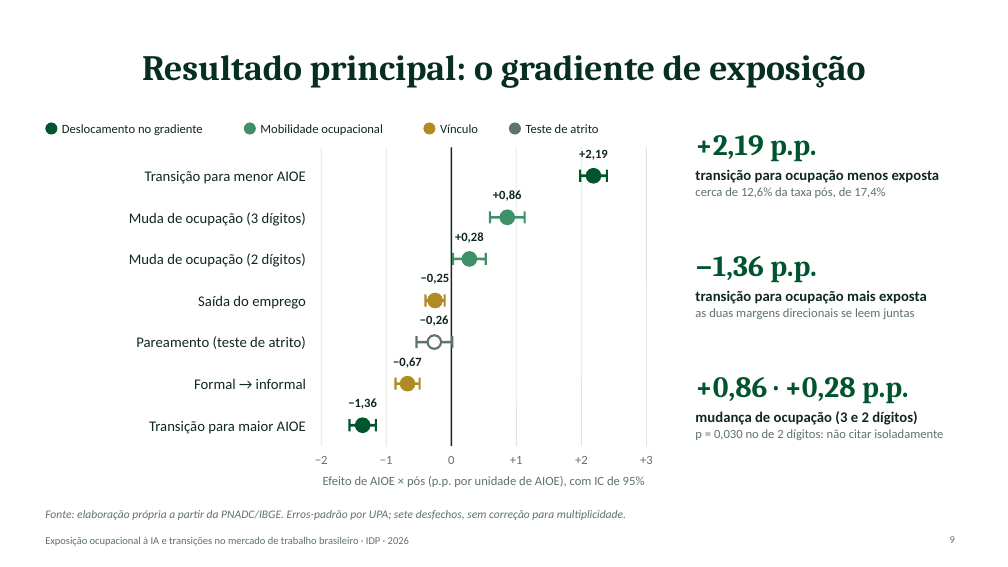
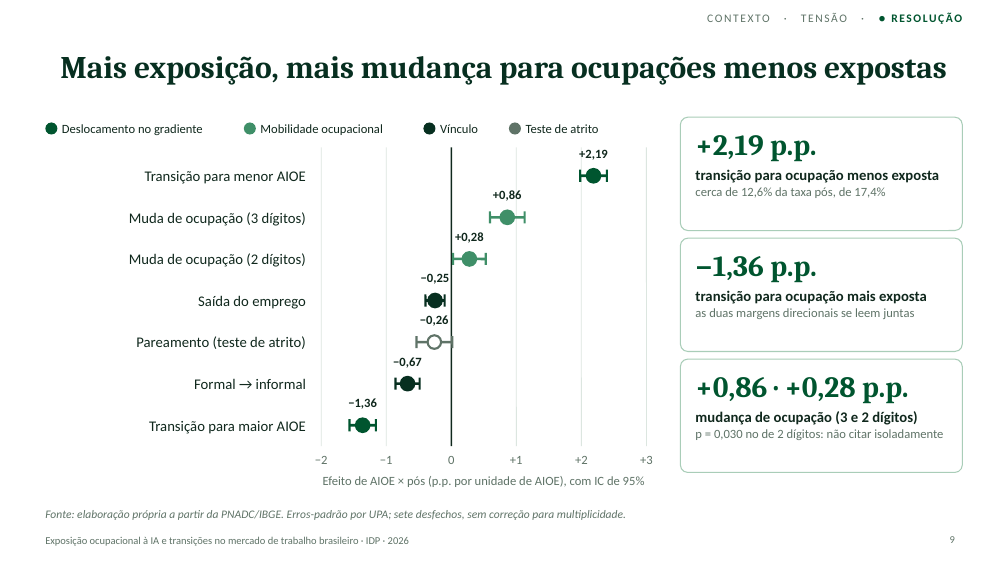
Before and after one commit to rickpalmeiras-design/IDP, a slide deck: slide 9 of apresentacao/apresentacao_05.pptx. Drawn at 1008x567 pixels with LibreOffice and Linux fonts; fonts in the diff are those of the drawing. Boxes give left, top, right and bottom in pixels: in the first picture for what was removed or moved away, otherwise in the second. Text is boxed around its words. In the diff, an @@ line names an element or a change of style, - is before the commit and + after.

```diff
--- a/apresentacao/apresentacao_05.pptx
+++ b/apresentacao/apresentacao_05.pptx
@@ text added at (x1=707, y1=13, x2=962, y2=24), 11 pt, text #5F7367 @@
+CONTEXTO · TENSÃO · ● RESOLUÇÃO
@@ title at (x1=60, y1=56, x2=947, y2=85): text changed; size 34 to 30 pt @@
-Resultado principal: o gradiente de exposição
+Mais exposição, mais mudança para ocupações menos expostas
@@ ellipse at (x1=423, y1=123, x2=436, y2=135): fill #B08A22 to #072F20 @@
@@ line (426, 295) - (426, 306): stroke #B08A22 2 pt to #072F20 2 pt @@
@@ ellipse at (x1=429, y1=293, x2=442, y2=307): fill #B08A22 to #072F20; outline #B08A22 2 pt to #072F20 2 pt @@
@@ line (445, 295) - (445, 306): stroke #B08A22 2 pt to #072F20 2 pt @@
@@ line (426, 301) - (445, 301): stroke #B08A22 2.5 pt to #072F20 2.5 pt @@
@@ outline none to #A9CDB8 1 pt in 3 elements at (x1=681, y1=117, x2=963, y2=231), (x1=681, y1=238, x2=963, y2=352), (x1=681, y1=359, x2=963, y2=473) @@
@@ line (395, 384) - (420, 384): stroke #B08A22 2.5 pt to #072F20 2.5 pt @@
@@ line (395, 378) - (395, 390): stroke #B08A22 2 pt to #072F20 2 pt @@
@@ ellipse at (x1=401, y1=377, x2=414, y2=391): fill #B08A22 to #072F20; outline #B08A22 2 pt to #072F20 2 pt @@
@@ line (420, 378) - (420, 390): stroke #B08A22 2 pt to #072F20 2 pt @@
```
Also in this commit, not shown: 10 other slides changed, 1 slide added, 1 slide removed, 17 other files.
